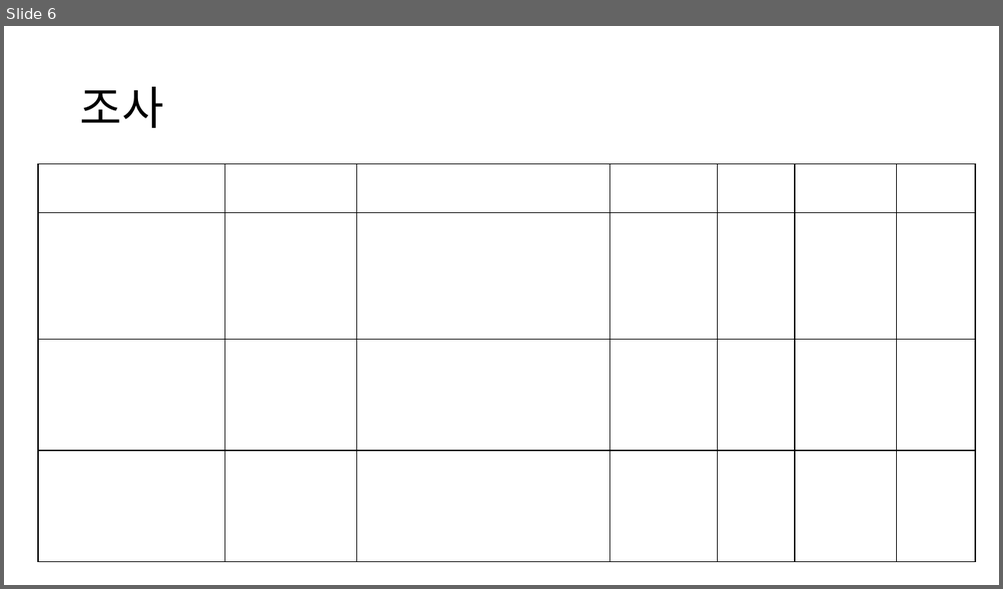
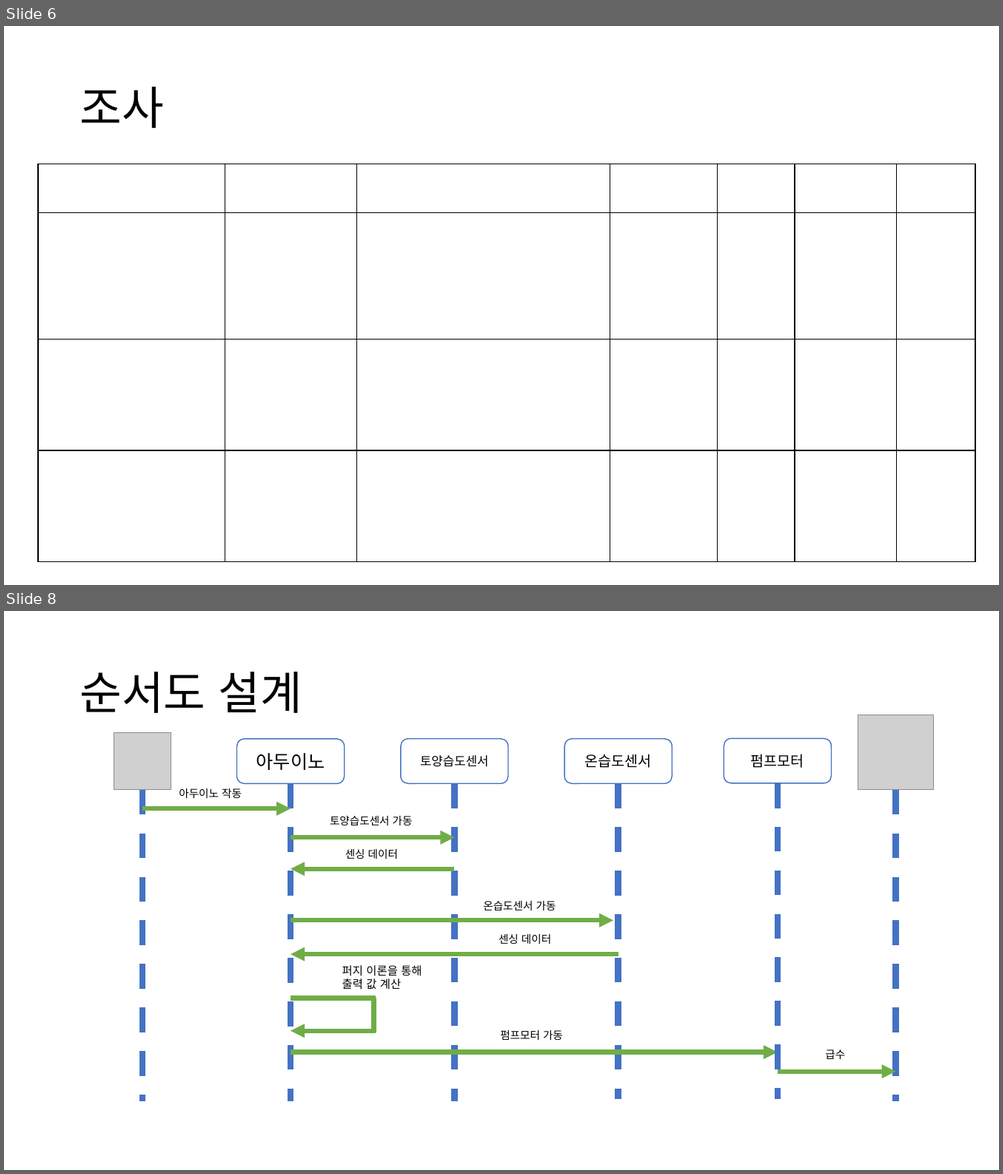
Before and after one commit to sang9831/webdev2022, a slide deck: 임베디드컴퓨팅 기말발표.pptx. Shown one above the other, each under a label of ours: slide 6 before the commit, slides 6 and 8 after it; the slides between them are not shown. The pictures are 1003x589 and 1003x1174 pixels, drawn with LibreOffice and Linux fonts; fonts in the diff are those of the drawing; grey boxes stand for pictures. Boxes give left, top, right and bottom in pixels: in the first picture for what was removed or moved away, otherwise in the second. Text is boxed around its words. In the diff, an @@ line names an element or a change of style, - is before the commit and + after.

Commit message:
아두이노 프로젝트 코드 수정 및 ppt 수정 14-3 커밋

```diff
--- a/임베디드컴퓨팅 기말발표.pptx
+++ b/임베디드컴퓨팅 기말발표.pptx
@@ slide 8 added at (4,611,999,1170), background #FFFFFF @@
@@ title added at (79,672,302,713), 44 pt, text #000000 @@
+순서도 설계
@@ picture added at (857,715,933,790) @@
@@ picture added at (114,732,171,790) @@
@@ rounded rectangle added at (237,739,344,784), fill #FFFFFF, outline #4472C4 1 pt, 18 pt, text #000000 @@
+아두이노
@@ rounded rectangle added at (401,738,509,783), fill #FFFFFF, outline #4472C4 1 pt, 12 pt, text #000000 @@
+토양습도센서
@@ rounded rectangle added at (564,738,671,783), fill #FFFFFF, outline #4472C4 1 pt, 14 pt, text #000000 @@
+온습도센서
@@ rounded rectangle added at (724,738,831,783), fill #FFFFFF, outline #4472C4 1 pt, 14 pt, text #000000 @@
+펌프모터
@@ line added from (290, 784) to (290, 1102), #4472C4 6 pt dashed @@
@@ line added from (455, 783) to (455, 1102), #4472C4 6 pt dashed @@
@@ line added from (618, 783) to (618, 1099), #4472C4 6 pt dashed @@
@@ line added from (778, 783) to (778, 1099), #4472C4 6 pt dashed @@
@@ line added from (143, 790) to (143, 1102), #4472C4 6 pt dashed @@
@@ arrow added from (143, 809) to (290, 809), #70AD47 4.5 pt @@
@@ text added at (179,789,242,798), 10.5 pt, text #000000 @@
+아두이노 작동
@@ line added from (896, 790) to (896, 1102), #4472C4 6 pt dashed @@
@@ text added at (330,816,412,826), 10.5 pt, text #000000 @@
+토양습도센서 가동
@@ arrow added from (290, 838) to (455, 838), #70AD47 4.5 pt @@
@@ text added at (345,849,398,859), 10.5 pt, text #000000 @@
+센싱 데이터
@@ arrow added from (455, 869) to (290, 869), #70AD47 4.5 pt @@
@@ arrow added from (290, 920) to (614, 920), #70AD47 4.5 pt @@
@@ text added at (483,901,556,911), 10.5 pt, text #000000 @@
+온습도센서 가동
@@ text added at (498,934,551,944), 10.5 pt, text #000000 @@
+센싱 데이터
@@ arrow added from (618, 954) to (290, 954), #70AD47 4.5 pt @@
@@ text added at (342,965,421,990), 11 pt, text #000000 @@
+퍼지 이론을 통해
+출력 값 계산
@@ line added from (290, 998) to (375, 998), #70AD47 4.5 pt @@
@@ line added from (374, 998) to (374, 1033), #70AD47 4.5 pt @@
@@ arrow added from (375, 1031) to (290, 1031), #70AD47 4.5 pt @@
@@ text added at (500,1031,563,1040), 10.5 pt, text #000000 @@
+펌프모터 가동
@@ arrow added from (290, 1053) to (778, 1053), #70AD47 4.5 pt @@
@@ text added at (825,1050,845,1059), 10.5 pt, text #000000 @@
+급수
@@ arrow added from (778, 1072) to (896, 1072), #70AD47 4.5 pt @@
```
Also in this commit, not shown: 1 slide changed, 3 other slides added, 1 other file.
